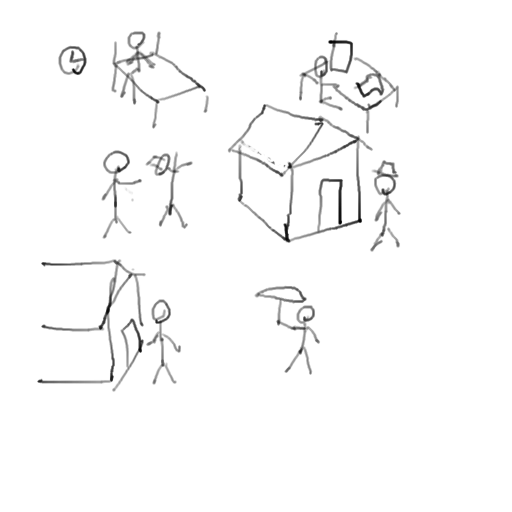
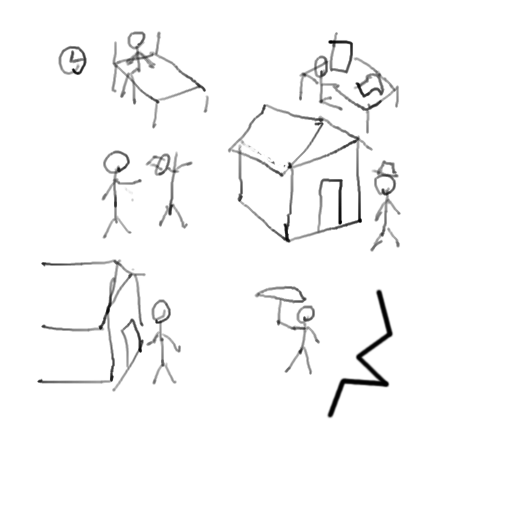
Before/after of a 512px x 512px layered artwork. What changed in the layer stack:
painted on "Background" over [326, 288, 394, 419]
